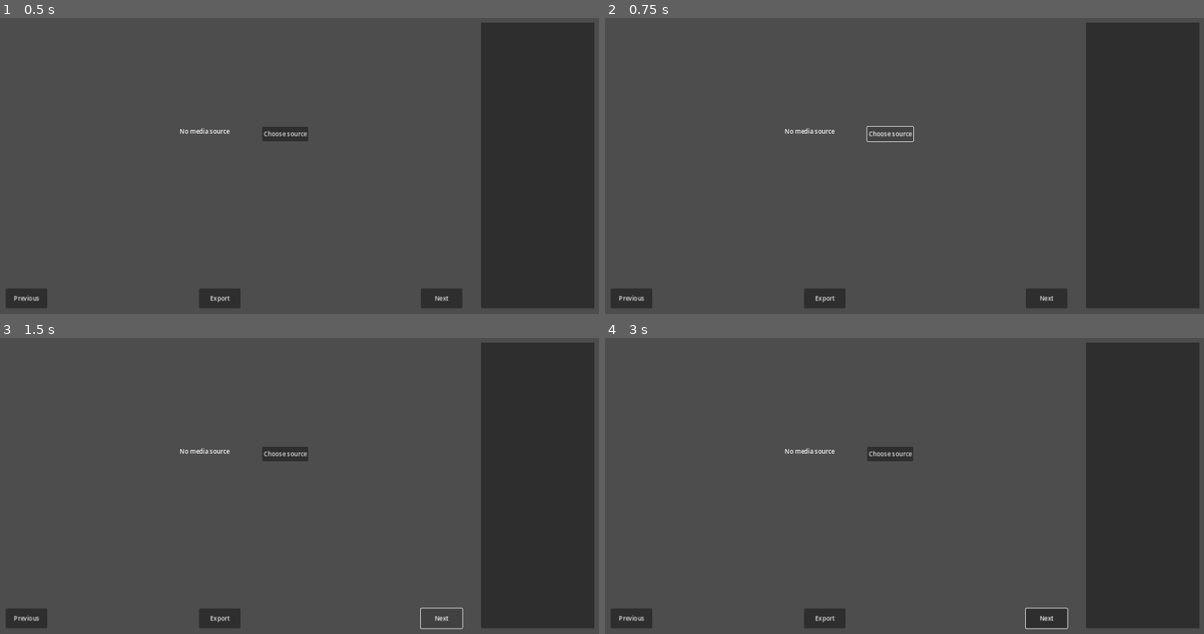
Above: before the commit, frames 1-4 (two rows, left to right).
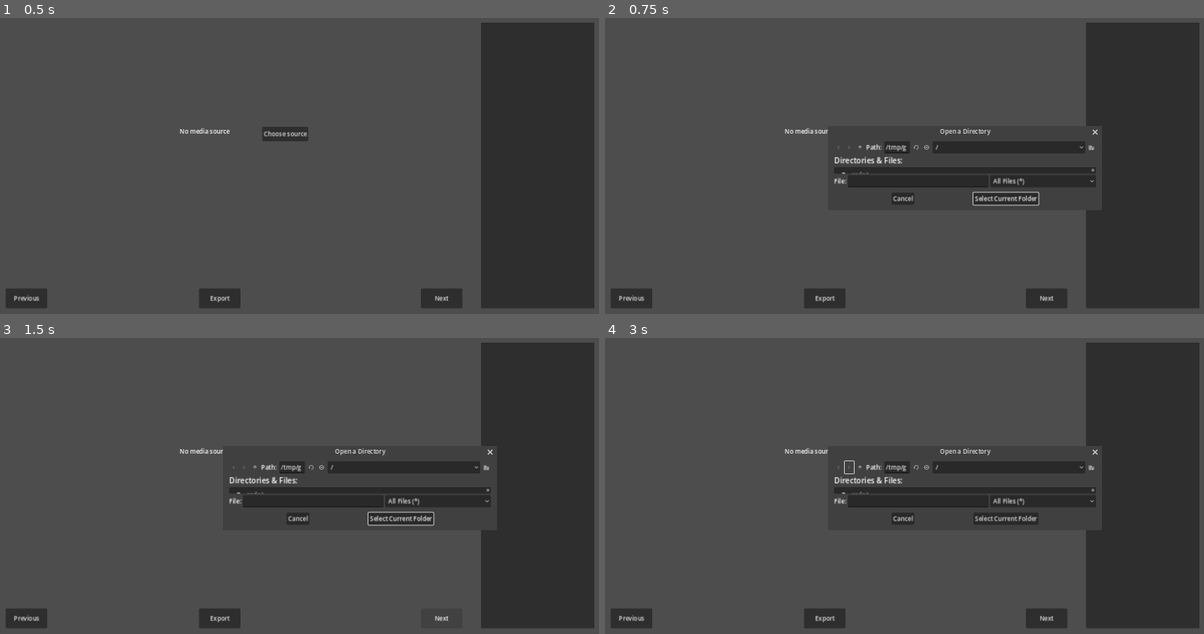
Above: after the commit, the same moments.

Repository: gcadorette/image_viewer
Game: Godot game, scene res://main.tscn
The game is run twice, just before and just after one commit, with the same random seed, the same clock (stepped at 60 frames per second) and the same inputs.
Inputs (mouse positions are in pixels of both pictures, inside the frame that each line leads up to):
- Up to frame 1 (0.5 s): no input
- Up to frame 2 (0.75 s): click "Choose source" at 0.5 s
- Up to frame 3 (1.5 s): click "Next" at 1.25 s
- Up to frame 4 (3 s): click "Next" at 2 s; click (850, 468) at 2.77 s

Frame 1 is identical in both runs. In frame 2, 4.9% of the frame differs, in the area x 37-83%, y 36-64%; in frame 3, 5.0%, in the area x 37-83%, y 37-99%; in frame 4, 4.9%.

Commit message:
added comments even added a signal woah

Diff:
--- a/Models/Config.gd
+++ b/Models/Config.gd
@@ -3,5 +3,5 @@
 var image_filetype = ["JPG", "JPEG", "PNG"]
 var raw_filetype = ["NEF", "RAW"]
 
-var folders_source: Array[GenericTypeTransferConfig] = []
+var folder_source: GenericTypeTransferConfig = null
 var folders_destination: Array[FolderConfigDestination] = []
--- a/Service/ConfigService.gd
+++ b/Service/ConfigService.gd
@@ -11,6 +11,9 @@
 var _config_obj = null
 
 func _init():
+	#fichier de config peut-être uniquement nécessaire pour les raw files types / img file types?
+	#ca vaut tu la peine de sauvegarder le src/dest folder? À moins que ça soit par projet (ou par folder de source, ig)
+	#au pire on sauvegarde toute et, au démarage, au demande si on veut continuer ou recommencer? Si recommencer, reset la config avec les valeurs par defaut
 	_config_file = ConfigFile.new()
 	_config_obj = Config.new()
 
@@ -22,7 +25,13 @@
 			print("File couldn't be accessed")
 			return
 
-	# TODO: Lire la config
+	var all_sections = _config_file.get_sections()
+	"""
+	for section in all_sections:
+		match section:
+			"General":
+	"""
+
 
 func get_folders_source() -> void: #TODO: Determiner la config à envoyer au UI
 	pass # TODO
--- a/imageviewer.gd
+++ b/imageviewer.gd
@@ -5,3 +5,7 @@
 # Called when the node enters the scene tree for the first time.
 func _ready():
 	_config_service = ConfigService.new()
+
+
+func _on_button_pressed():
+	%FileDialog.show()
--- a/main.tscn
+++ b/main.tscn
@@ -6,6 +6,7 @@
 
 [node name="Main" type="Control"]
 layout_mode = 3
+anchors_preset = 15
 anchor_right = 1.0
 anchor_bottom = 1.0
 grow_horizontal = 2
@@ -115,3 +116,15 @@
 offset_right = -0.400024
 offset_bottom = 0.0999146
 text = "Export"
+
+[node name="FileDialog" type="FileDialog" parent="."]
+unique_name_in_owner = true
+title = "Open a Directory"
+position = Vector2i(600, 400)
+size = Vector2i(452, 162)
+ok_button_text = "Select This Folder"
+file_mode = 2
+access = 2
+show_hidden_files = true
+
+[connection signal="pressed" from="EmptyDirectoryControl/Button" to="." method="_on_button_pressed"]
Not shown, changed: .gitignore
